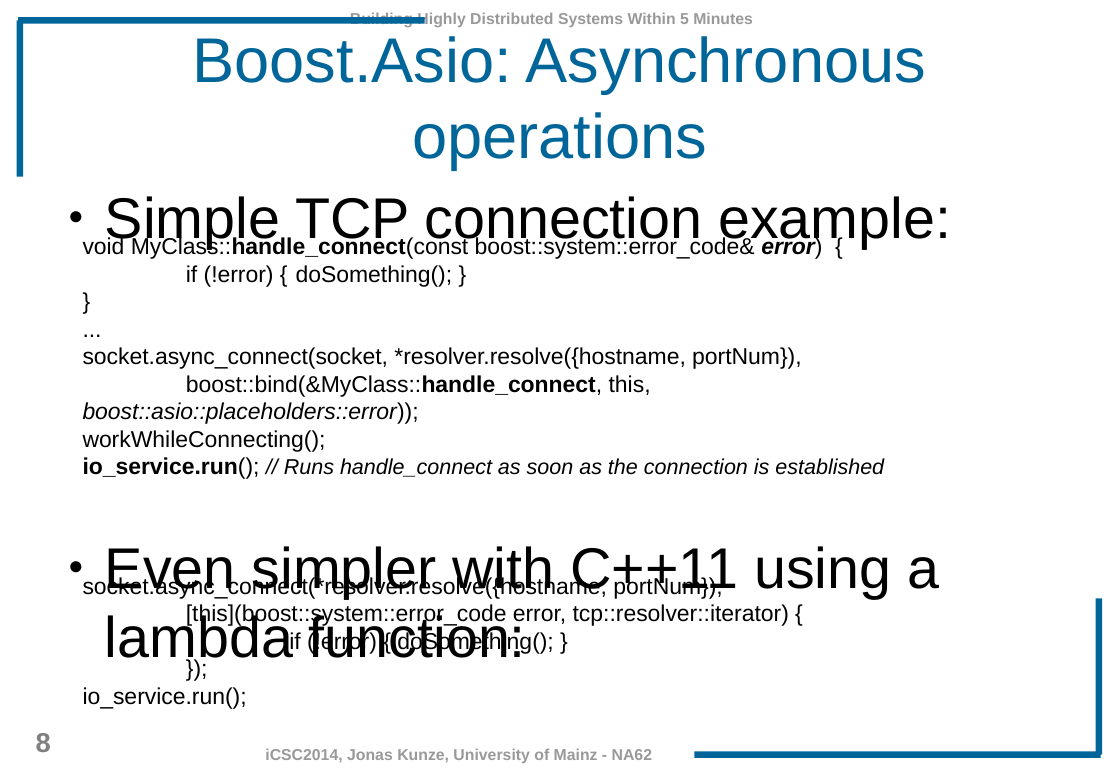
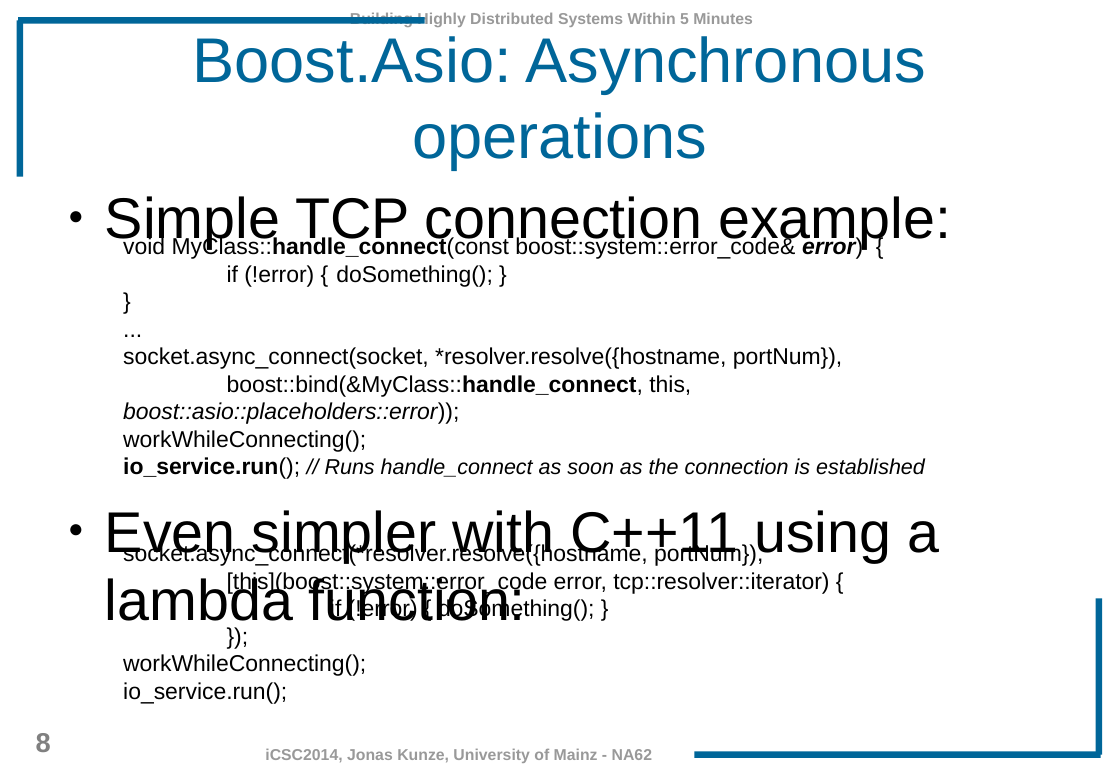
Before and after one commit to JonasKunze/icsc2014, a slide deck: slide 8 of iCSC-2014-Network-Libraries.odp. Drawn at 1120x775 pixels with LibreOffice and Linux fonts; fonts in the diff are those of the drawing; background and template pictures are left out. Boxes give left, top, right and bottom in pixels: in the first picture for what was removed or moved away, otherwise in the second. Text is boxed around its words. In the diff, an @@ line names an element or a change of style, - is before the commit and + after.

```diff
--- a/iCSC-2014-Network-Libraries.odp
+++ b/iCSC-2014-Network-Libraries.odp
@@ text "void MyClass::handle_connect(const boost::system::error_code ...": place and size @@
-text "void MyClass::handle_connect(const boost::system::error_code ..." at box(83, 236, 884, 479)
+text "void MyClass::handle_connect(const boost::system::error_code ..." at box(123, 236, 925, 479)
@@ text "Even simpler with C++11 using ...": place and size @@
-text "Even simpler with C++11 using ..." at box(105, 546, 939, 668)
+text "Even simpler with C++11 using ..." at box(105, 510, 939, 631)
@@ text "socket.async_connect(*resolver.resolve({hostname, portNum}),": place and size @@
-text "socket.async_connect(*resolver.resolve({hostname, portNum})," at box(83, 575, 789, 709)
+text "socket.async_connect(*resolver.resolve({hostname, portNum})," at box(123, 543, 829, 704)
@@ text at box(123, 654, 366, 676): paragraph added @@
+workWhileConnecting();
```
Also in this commit, not shown: 15 other slides changed, 3 other files.
